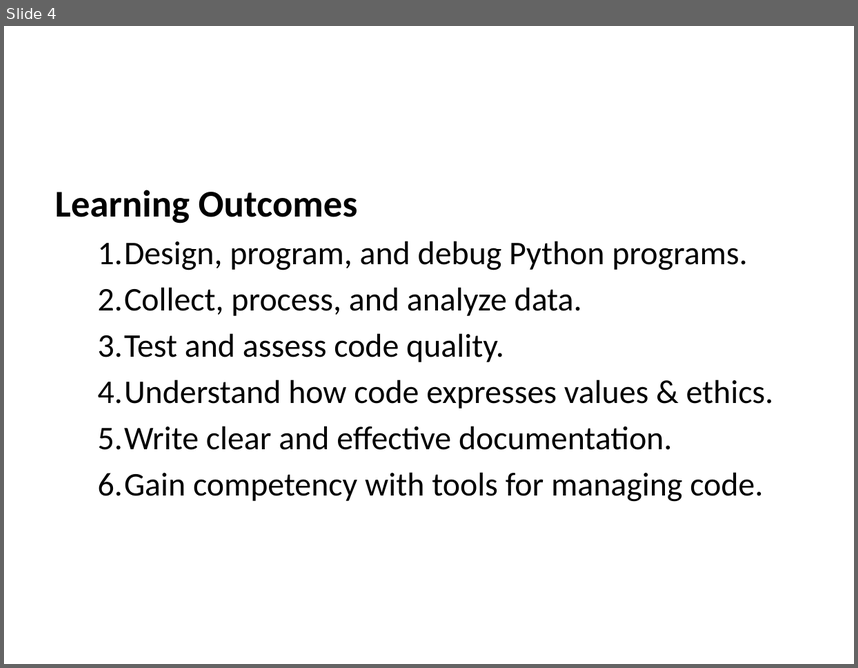
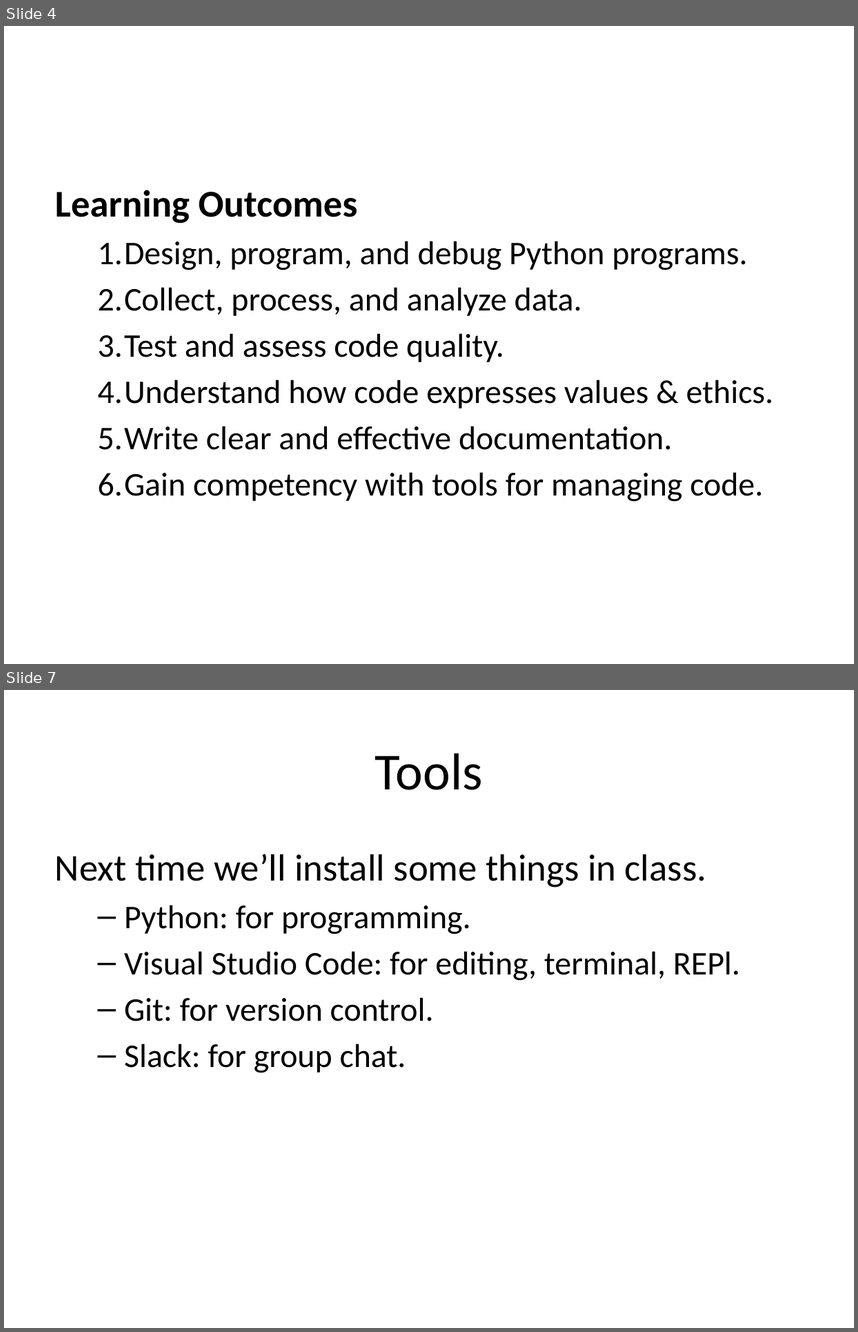
Before and after one commit to edsu/inst326, a slide deck: modules/introduction/105/slides.pptx. Shown one above the other, each under a label of ours: slide 4 before the commit, slides 4 and 7 after it; the slides between them are not shown. The pictures are 858x668 and 858x1332 pixels, drawn with LibreOffice and Linux fonts; fonts in the diff are those of the drawing. Boxes give left, top, right and bottom in pixels: in the first picture for what was removed or moved away, otherwise in the second. Text is boxed around its words. In the diff, an @@ line names an element or a change of style, - is before the commit and + after.

```diff
--- a/modules/introduction/105/slides.pptx
+++ b/modules/introduction/105/slides.pptx
@@ slide 7 added at [4,690,854,1328], background #FFFFFF @@
@@ title added at [375,753,483,790], 44 pt, text #000000 @@
+Tools
@@ text added at [55,854,740,1073], 28 pt, text #000000 @@
+Next time we’ll install some things in class.
+  – Python: for programming.
+  – Visual Studio Code: for editing, terminal, REPl.
+  – Git: for version control.
+  – Slack: for group chat.
```
Also in this commit, not shown: 3 other slides added, 5 other files.
